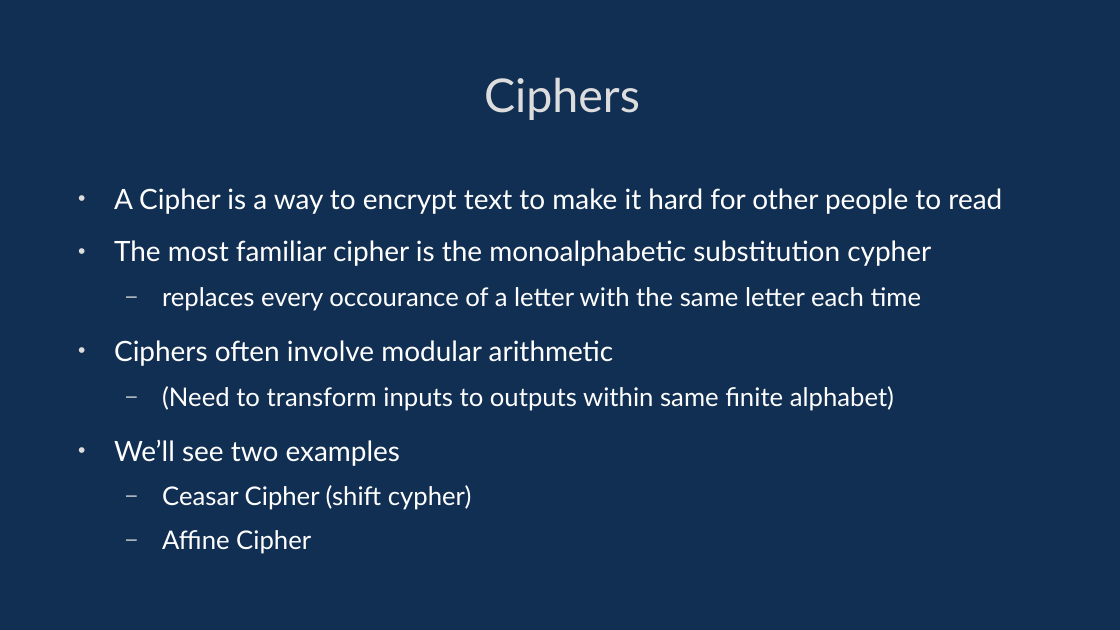
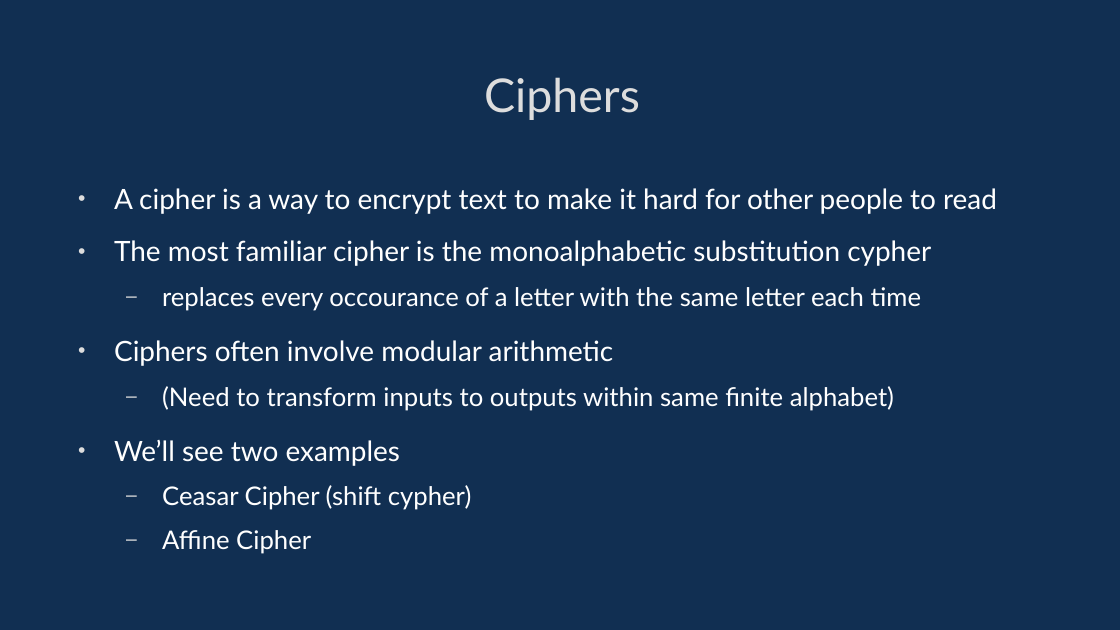
Before and after one commit to davidgundry/maths22-23, a slide deck: slide 71 of slides/maths-2-modular-arithmetic.odp (slide 63 before the commit). Drawn at 1120x630 pixels with LibreOffice and Linux fonts; fonts in the diff are those of the drawing. Boxes give left, top, right and bottom in pixels: in the first picture for what was removed or moved away, otherwise in the second. Text is boxed around its words. In the diff, an @@ line names an element or a change of style, - is before the commit and + after.

```diff
--- a/slides/maths-2-modular-arithmetic.odp
+++ b/slides/maths-2-modular-arithmetic.odp
@@ text at [114, 188, 997, 214]: text changed @@
-• A Cipher is a way to encrypt text to make it hard for other people to read
+• A cipher is a way to encrypt text to make it hard for other people to read
```
Also in this commit, not shown: 11 other slides changed, 9 slides added, 3 other files.
